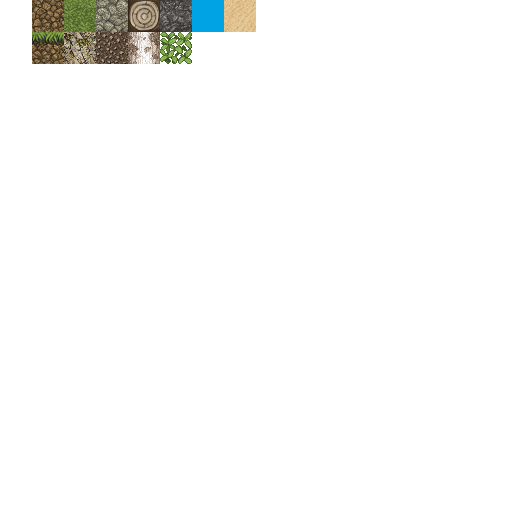
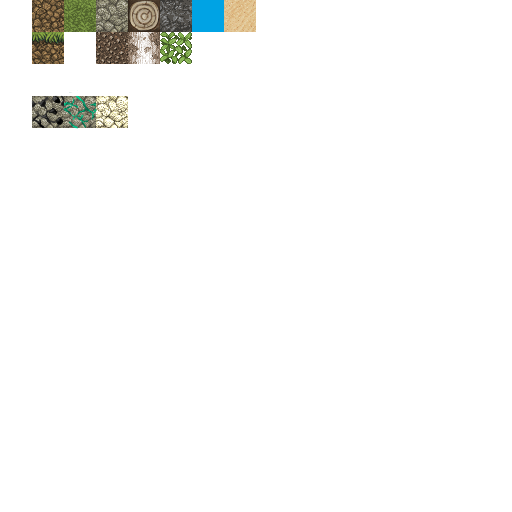
Layer changes from the first 512px x 512px image to the second:
removed layer "rockmossy" over [64, 32, 96, 64]
added layer "coal" above "copper" over [31, 95, 65, 129]
added layer "copper" above "stone" over [63, 90, 97, 129]
added layer "stone" (1st of 2) above "stone" over [96, 96, 128, 128]
